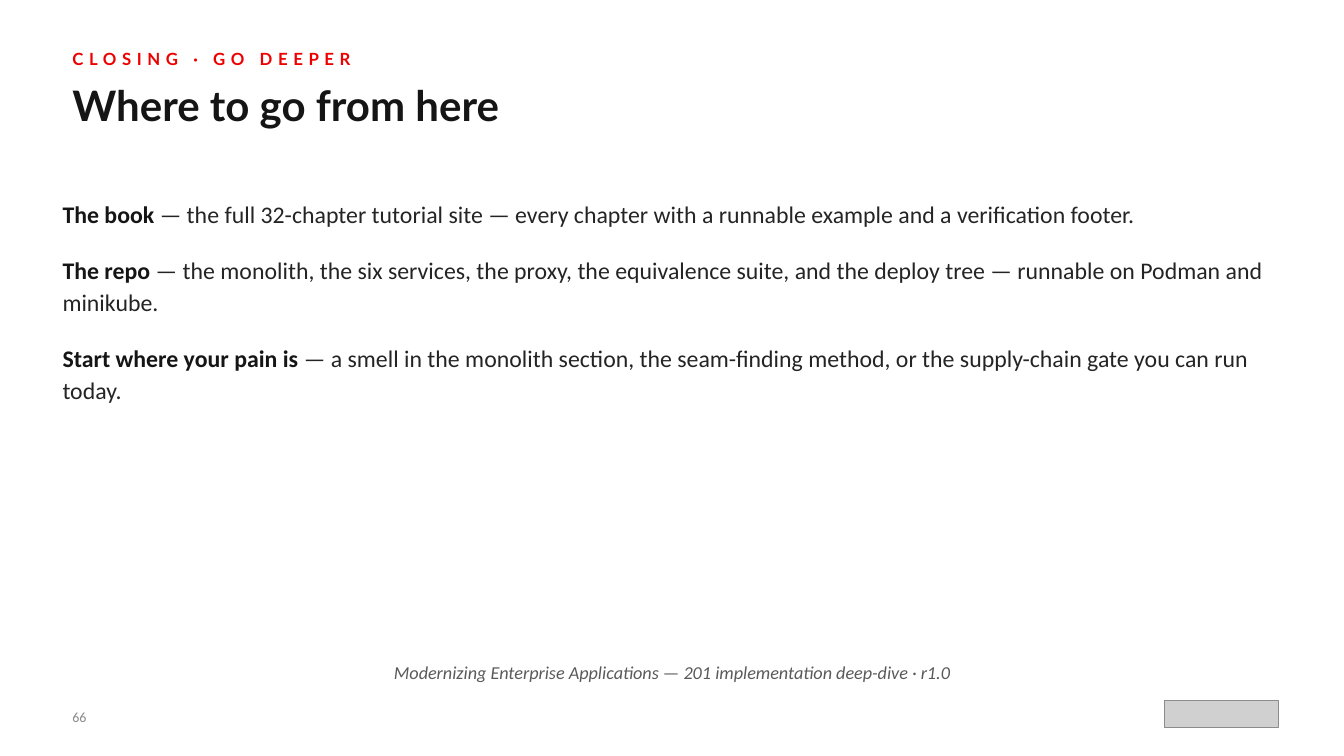
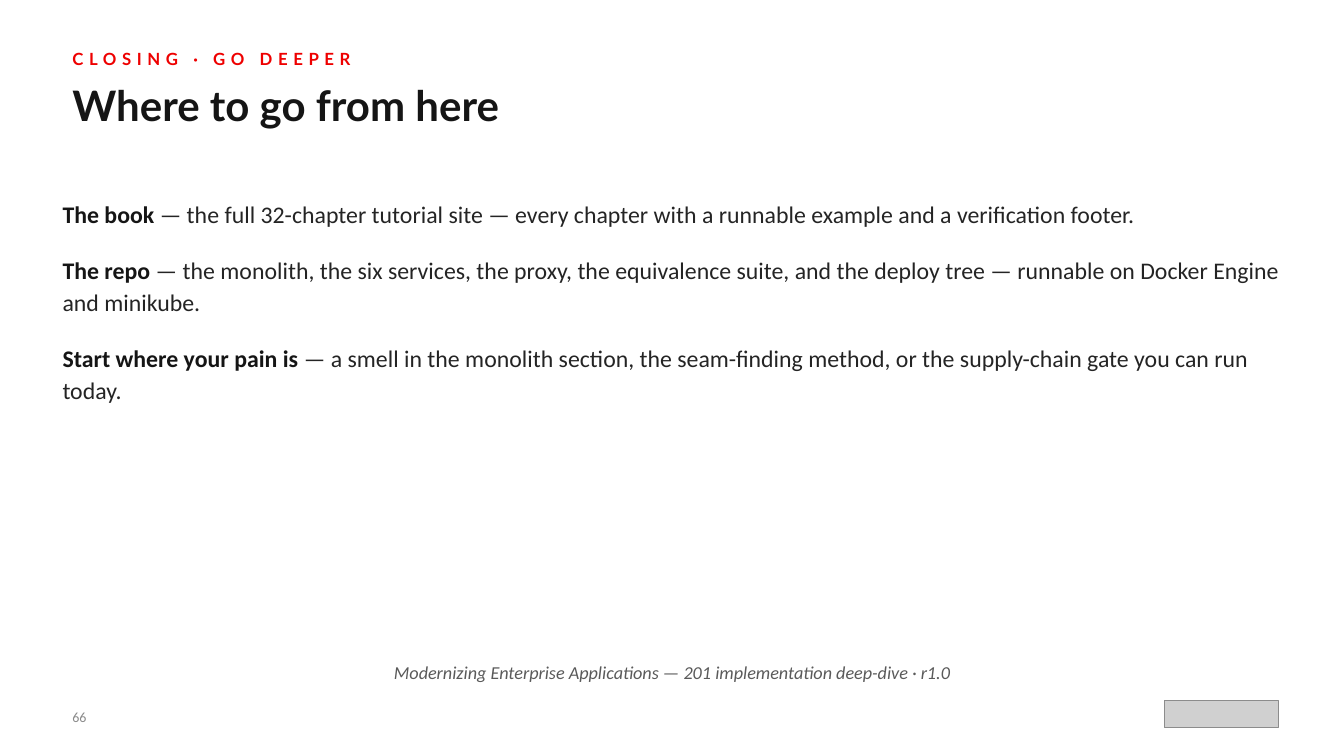
Before and after one commit to patterncatalyst/modernizing-enterprise-applications, a slide deck: slide 66 of presentation/modernizing-201/Modernizing-201-r1.0.pptx. Drawn at 1344x756 pixels with LibreOffice and Linux fonts; fonts in the diff are those of the drawing; grey boxes stand for pictures. Boxes give left, top, right and bottom in pixels: in the first picture for what was removed or moved away, otherwise in the second. Text is boxed around its words. In the diff, an @@ line names an element or a change of style, - is before the commit and + after.

```diff
--- a/presentation/modernizing-201/Modernizing-201-r1.0.pptx
+++ b/presentation/modernizing-201/Modernizing-201-r1.0.pptx
@@ text at (63, 262, 1278, 311): text changed @@
-● The repo — the monolith, the six services, the proxy, the equivalence suite, and the deploy tree — runnable on Podman and minikube.
+● The repo — the monolith, the six services, the proxy, the equivalence suite, and the deploy tree — runnable on Docker Engine and minikube.
```
Also in this commit, not shown: 1 other slide changed, 27 other files.
